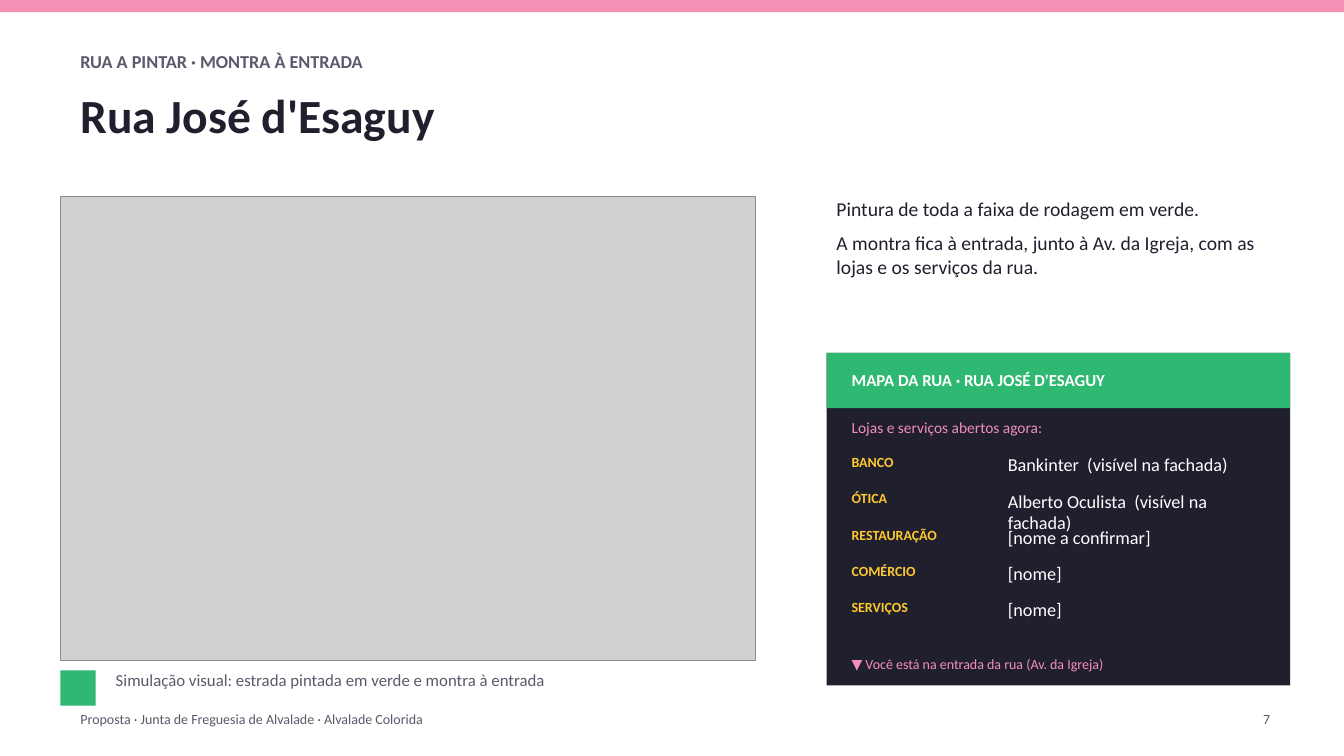
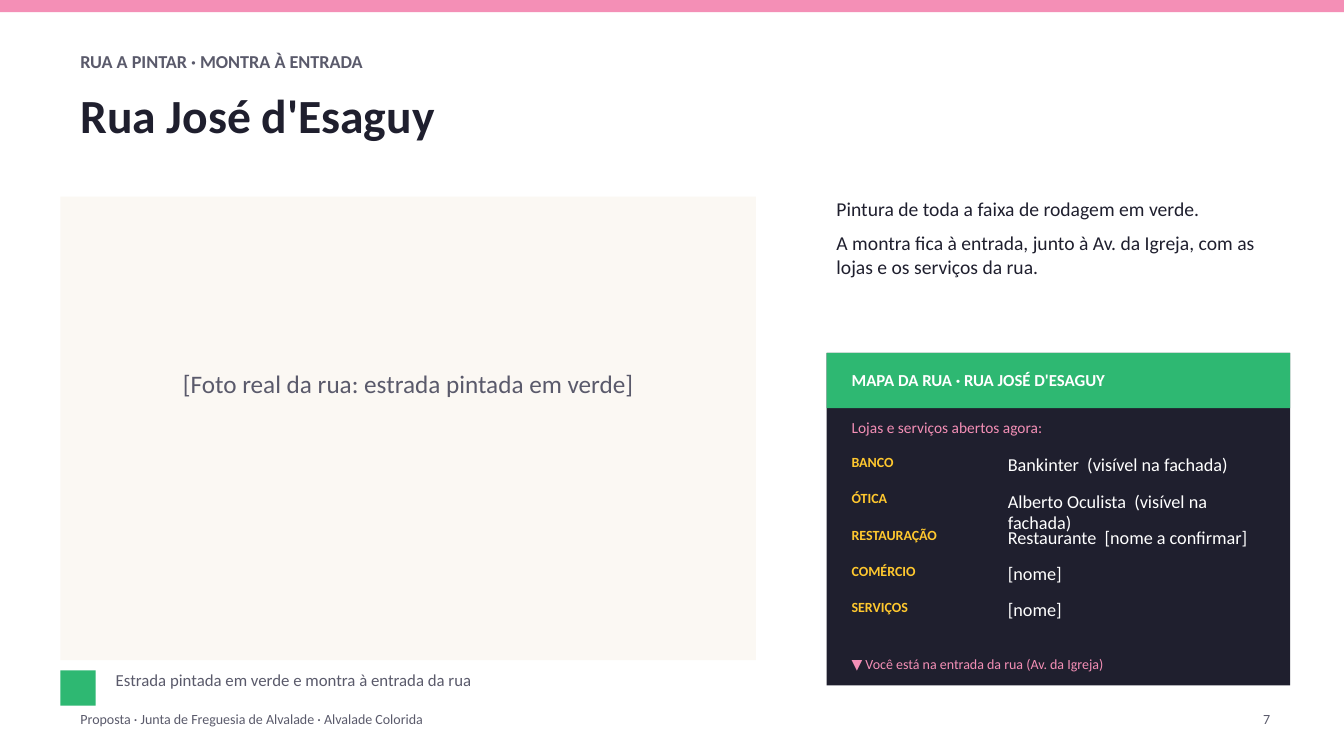
Before and after one commit to zavricardo-debug/travelsites, a slide deck: slide 7 of propostas/alvalade/Proposta_Alvalade_Colorida.pptx. Drawn at 1344x756 pixels with LibreOffice and Linux fonts; fonts in the diff are those of the drawing; grey boxes stand for pictures. Boxes give left, top, right and bottom in pixels: in the first picture for what was removed or moved away, otherwise in the second. Text is boxed around its words. In the diff, an @@ line names an element or a change of style, - is before the commit and + after.

Commit message:
Street slides: one rainbow colour per street, red for Acácio Paiva, photo slots, shop names to confirm

```diff
--- a/propostas/alvalade/Proposta_Alvalade_Colorida.pptx
+++ b/propostas/alvalade/Proposta_Alvalade_Colorida.pptx
@@ picture removed at (60,197,756,660) @@
@@ rectangle added at (60,197,756,660), fill #FBF8F3 @@
@@ text added at (183,375,634,397), 18 pt, text #5A5A6B @@
+[Foto real da rua: estrada pintada em verde]
@@ text at (1008,529,1248,547): text changed @@
-[nome a confirmar]
+Restaurante [nome a confirmar]
@@ text at (116,674,471,689): text changed @@
-Simulação visual: estrada pintada em verde e montra à entrada
+Estrada pintada em verde e montra à entrada da rua
```
Also in this commit, not shown: 3 other slides changed, 1 other file.
